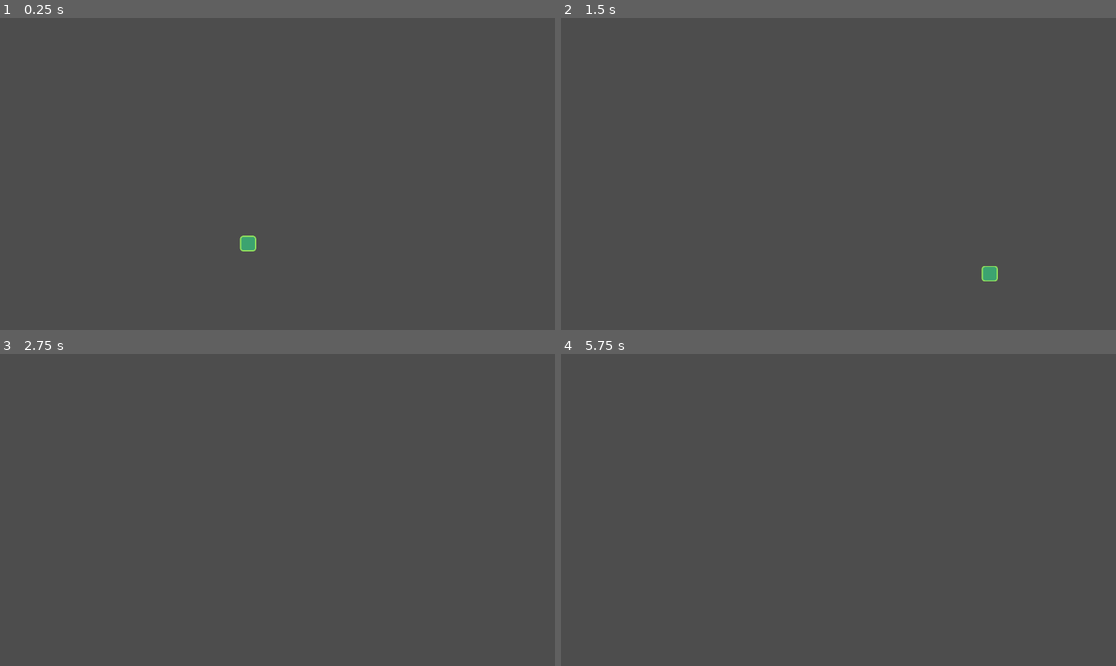
Above: before the commit, frames 1-4 (two rows, left to right).
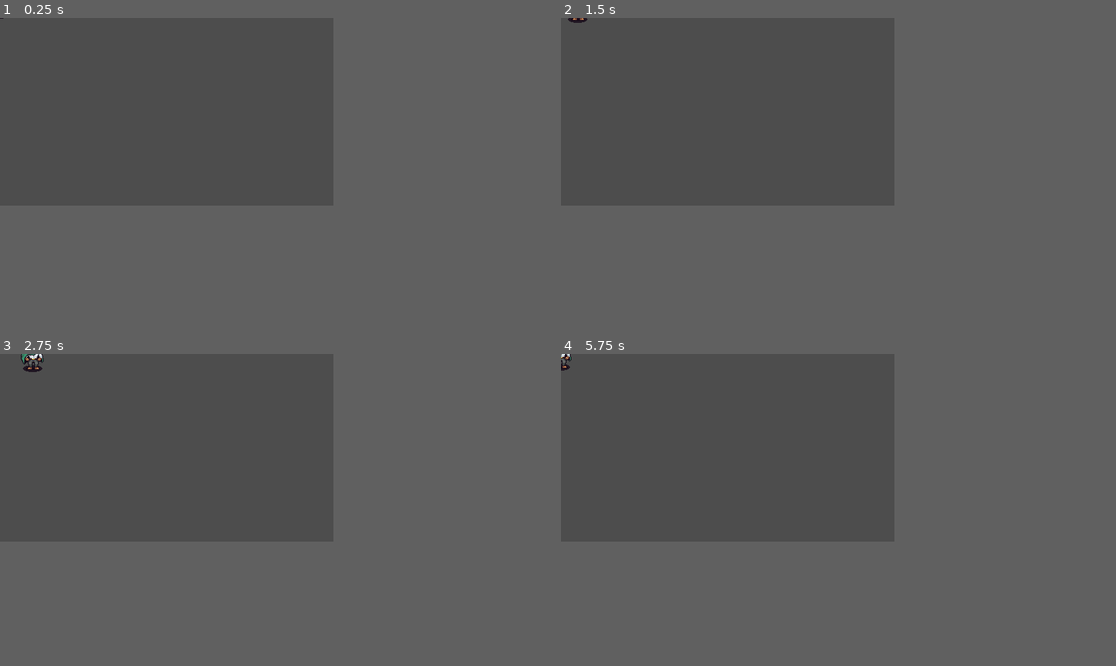
Above: after the commit, the same moments.

Repository: MSettan/WinterSurvival
Game: Godot game, scene res://playground.tscn
The game is run twice, just before and just after one commit, with the same random seed, the same clock (stepped at 60 frames per second) and the same inputs. Before the commit the project starts from res://scenes/Player.tscn.
Inputs:
- Up to frame 1 (0.25 s): no input
- Up to frame 2 (1.5 s): hold D (right, bound only after the commit) 0.53-1.28 s; hold S (down, bound only after the commit) from 1.28 s (still down)
- Up to frame 3 (2.75 s): release S (down, bound only after the commit) at 2.03 s; hold D (right, bound only after the commit) from 2.03 s (still down)
- Up to frame 4 (5.75 s): release D (right, bound only after the commit) at 2.78 s; hold W (up, bound only after the commit) 2.78-3.53 s; hold A (left, bound only after the commit) 3.53-5.03 s; tap Enter at 4.25 s; tap Space at 5 s; hold S (down, bound only after the commit) from 5.03 s (still down)
In our replay, the window is 799x449 before the commit and 480x270 after it. These sizes can differ from the game's own. Grey fills any space a smaller window leaves; there, only what the larger window draws over its background counts as a difference.

The runs differ from the first frame. In frame 1, 0.1% of the frame differs, in the area x 0-47%, y 0-75%; in frame 2, 0.2%, in the area x 1-79%, y 0-85%; in frame 3, 0.2%; in frame 4, less than 0.1%.

Commit message:
Update background.png, background.png.import and thirty-six other files

Diff:
--- a/WinterSurvival/Girl.tscn
+++ /dev/null
@@ -1,3 +0,0 @@
-[gd_scene format=3 uid="uid://3crq4jxyfog4"]
-
-[node name="Node2D" type="Node2D"]
--- /dev/null
+++ b/WinterSurvival/Player/Scripts/player.gd
@@ -0,0 +1,17 @@
+class_name Player extends CharacterBody2D
+
+var move_speed : float = 2000.0
+
+func _process(delta: float) -> void:
+
+	var direction : Vector2 = Vector2.ZERO
+
+	direction.x = Input.get_action_strength("right") - Input.get_action_strength("left")
+	direction.y = Input.get_action_strength("down") - Input.get_action_strength("up")
+
+	velocity = direction * move_speed * delta
+
+	pass
+
+func _physics_process(delta: float) -> void:
+	move_and_slide()
--- /dev/null
+++ b/WinterSurvival/Player/player.tscn
@@ -0,0 +1,18 @@
+[gd_scene load_steps=4 format=3 uid="uid://csgu8kthre0px"]
+
+[ext_resource type="Script" uid="uid://b6d2pjqfq1wcd" path="res://Player/Scripts/player.gd" id="1_4ntmi"]
+[ext_resource type="Texture2D" uid="uid://ecicgwakceho" path="res://Player/Sprites/ExamplePlayerSprite.png" id="1_l8h54"]
+
+[sub_resource type="CircleShape2D" id="CircleShape2D_edjgo"]
+
+[node name="Player" type="CharacterBody2D"]
+script = ExtResource("1_4ntmi")
+
+[node name="CollisionShape2D" type="CollisionShape2D" parent="."]
+shape = SubResource("CircleShape2D_edjgo")
+
+[node name="Sprite2D" type="Sprite2D" parent="."]
+texture_filter = 1
+position = Vector2(0, -24)
+texture = ExtResource("1_l8h54")
+hframes = 21
--- a/WinterSurvival/assets/start-assets/font_default.tres
+++ /dev/null
@@ -1,10 +0,0 @@
-[gd_resource type="DynamicFont" load_steps=2 format=2]
-
-[ext_resource path="res://assets/montserrat_extrabold.otf" type="DynamicFontData" id=1]
-
-
-[resource]
-size = 24
-use_mipmaps = true
-use_filter = true
-font_data = ExtResource( 1 )
--- a/WinterSurvival/assets/start-assets/font_title.tres
+++ /dev/null
@@ -1,9 +0,0 @@
-[gd_resource type="DynamicFont" load_steps=2 format=2]
-
-[ext_resource path="res://assets/montserrat_extrabold.otf" type="DynamicFontData" id=1]
-
-[resource]
-size = 46
-use_mipmaps = true
-use_filter = true
-font_data = ExtResource( 1 )
--- a/WinterSurvival/assets/start-assets/tileset.tres
+++ /dev/null
@@ -1,43 +0,0 @@
-[gd_resource type="TileSet" load_steps=4 format=2]
-
-[ext_resource path="res://assets/tileset.png" type="Texture" id=1]
-
-[sub_resource type="ConvexPolygonShape2D" id=1]
-points = PoolVector2Array( 0, 0, 80, 0, 80, 80, 0, 80 )
-
-[sub_resource type="ConvexPolygonShape2D" id=2]
-points = PoolVector2Array( 0, 0, 80, 0, 80, 80, 0, 80 )
-
-[resource]
-0/name = "tileset.png 0"
-0/texture = ExtResource( 1 )
-0/tex_offset = Vector2( 0, 0 )
-0/modulate = Color( 1, 1, 1, 1 )
-0/region = Rect2( 0, 0, 80, 80 )
-0/tile_mode = 0
-0/occluder_offset = Vector2( 0, 0 )
-0/navigation_offset = Vector2( 0, 0 )
-0/shapes = [ {
-"autotile_coord": Vector2( 0, 0 ),
-"one_way": false,
-"one_way_margin": 1.0,
-"shape": SubResource( 1 ),
-"shape_transform": Transform2D( 1, 0, 0, 1, 0, 0 )
-} ]
-0/z_index = 0
-1/name = "tileset.png 1"
-1/texture = ExtResource( 1 )
-1/tex_offset = Vector2( 0, 0 )
-1/modulate = Color( 1, 1, 1, 1 )
-1/region = Rect2( 80, 0, 80, 80 )
-1/tile_mode = 0
-1/occluder_offset = Vector2( 0, 0 )
-1/navigation_offset = Vector2( 0, 0 )
-1/shapes = [ {
-"autotile_coord": Vector2( 0, 0 ),
-"one_way": true,
-"one_way_margin": 1.0,
-"shape": SubResource( 2 ),
-"shape_transform": Transform2D( 1, 0, 0, 1, 0, 0 )
-} ]
-1/z_index = 0
--- a/WinterSurvival/icon.svg
+++ /dev/null
@@ -1 +0,0 @@
-<svg height="128" width="128" xmlns="http://www.w3.org/2000/svg"><rect x="2" y="2" width="124" height="124" rx="14" fill="#363d52" stroke="#212532" stroke-width="4"/><g transform="scale(.101) translate(122 122)"><g fill="#fff"><path d="M105 673v33q407 354 814 0v-33z"/><path fill="#478cbf" d="m105 673 152 14q12 1 15 14l4 67 132 10 8-61q2-11 15-15h162q13 4 15 15l8 61 132-10 4-67q3-13 15-14l152-14V427q30-39 56-81-35-59-83-108-43 20-82 47-40-37-88-64 7-51 8-102-59-28-123-42-26 43-46 89-49-7-98 0-20-46-46-89-64 14-123 42 1 51 8 102-48 27-88 64-39-27-82-47-48 49-83 108 26 42 56 81zm0 33v39c0 276 813 276 813 0v-39l-134 12-5 69q-2 10-14 13l-162 11q-12 0-16-11l-10-65H447l-10 65q-4 11-16 11l-162-11q-12-3-14-13l-5-69z"/><path d="M483 600c3 34 55 34 58 0v-86c-3-34-55-34-58 0z"/><circle cx="725" cy="526" r="90"/><circle cx="299" cy="526" r="90"/></g><g fill="#414042"><circle cx="307" cy="532" r="60"/><circle cx="717" cy="532" r="60"/></g></g></svg>
--- /dev/null
+++ b/WinterSurvival/playground.tscn
@@ -0,0 +1,7 @@
+[gd_scene load_steps=2 format=3 uid="uid://dgfeqilbcv78o"]
+
+[ext_resource type="PackedScene" uid="uid://csgu8kthre0px" path="res://Player/player.tscn" id="1_rupst"]
+
+[node name="Playground" type="Node2D"]
+
+[node name="Player" parent="." instance=ExtResource("1_rupst")]
--- a/WinterSurvival/project.godot
+++ b/WinterSurvival/project.godot
@@ -11,32 +11,70 @@
 [application]
 
 config/name="WinterSurvival"
-run/main_scene="res://scenes/Player.tscn"
+run/main_scene="res://playground.tscn"
 config/features=PackedStringArray("4.5", "Mobile")
-config/icon="res://icon.svg"
+
+[display]
+
+window/size/viewport_width=480
+window/size/viewport_height=270
+window/stretch/mode="viewport"
+
+[input]
+
+up={
+"deadzone": 0.5,
+"events": Array[InputEvent]([Object(InputEventKey,"resource_local_to_scene":false,"resource_name":"","device":0,"window_id":0,"alt_pressed":false,"shift_pressed":false,"ctrl_pressed":false,"meta_pressed":false,"pressed":false,"keycode":0,"physical_keycode":87,"key_label":0,"unicode":0,"location":0,"echo":false,"script":null)
+, Object(InputEventKey,"resource_local_to_scene":false,"resource_name":"","device":0,"window_id":0,"alt_pressed":false,"shift_pressed":false,"ctrl_pressed":false,"meta_pressed":false,"pressed":false,"keycode":0,"physical_keycode":4194320,"key_label":0,"unicode":0,"location":0,"echo":false,"script":null)
+])
+}
+down={
+"deadzone": 0.5,
+"events": Array[InputEvent]([Object(InputEventKey,"resource_local_to_scene":false,"resource_name":"","device":0,"window_id":0,"alt_pressed":false,"shift_pressed":false,"ctrl_pressed":false,"meta_pressed":false,"pressed":false,"keycode":0,"physical_keycode":83,"key_label":0,"unicode":0,"location":0,"echo":false,"script":null)
+, Object(InputEventKey,"resource_local_to_scene":false,"resource_name":"","device":0,"window_id":0,"alt_pressed":false,"shift_pressed":false,"ctrl_pressed":false,"meta_pressed":false,"pressed":false,"keycode":0,"physical_keycode":4194322,"key_label":0,"unicode":0,"location":0,"echo":false,"script":null)
+])
+}
+left={
+"deadzone": 0.5,
+"events": Array[InputEvent]([Object(InputEventKey,"resource_local_to_scene":false,"resource_name":"","device":0,"window_id":0,"alt_pressed":false,"shift_pressed":false,"ctrl_pressed":false,"meta_pressed":false,"pressed":false,"keycode":0,"physical_keycode":65,"key_label":0,"unicode":0,"location":0,"echo":false,"script":null)
+, Object(InputEventKey,"resource_local_to_scene":false,"resource_name":"","device":0,"window_id":0,"alt_pressed":false,"shift_pressed":false,"ctrl_pressed":false,"meta_pressed":false,"pressed":false,"keycode":0,"physical_keycode":4194319,"key_label":0,"unicode":0,"location":0,"echo":false,"script":null)
+])
+}
+right={
+"deadzone": 0.5,
+"events": Array[InputEvent]([Object(InputEventKey,"resource_local_to_scene":false,"resource_name":"","device":0,"window_id":0,"alt_pressed":false,"shift_pressed":false,"ctrl_pressed":false,"meta_pressed":false,"pressed":false,"keycode":0,"physical_keycode":68,"key_label":0,"unicode":0,"location":0,"echo":false,"script":null)
+])
+}
 
 [rendering]
 
+textures/canvas_textures/default_texture_filter=0
 renderer/rendering_method="mobile"
 
 [xogot]
 
 project/editorState=[{
 "column": 0,
-"line": 1,
+"line": 0,
 "path": "res://src/Actors/playerNode.gd",
 "type": "file"
 }, {
-"column": 27,
-"current": true,
-"line": 5,
+"column": 0,
+"line": 0,
 "path": "res://src/Actors/Actor.gd",
 "type": "file"
 }, {
 "title": "CharacterBody2D",
 "type": "doc"
+}, {
+"column": 1,
+"current": true,
+"line": 7,
+"path": "res://Player/Scripts/player.gd",
+"type": "file"
 }]
 project/breakpoints={
+"res://Player/Scripts/player.gd": PackedInt32Array(20),
 "res://src/Actors/Actor.gd": PackedInt32Array()
 }
 project/disabled_breakpoints={}
--- a/WinterSurvival/scenes/Player.tscn
+++ /dev/null
@@ -1,19 +0,0 @@
-[gd_scene load_steps=4 format=3 uid="uid://7yhh34ulry5w"]
-
-[ext_resource type="Texture2D" uid="uid://c0d0gbl5x2dyo" path="res://assets/start-assets/player.png" id="1_p0vlq"]
-[ext_resource type="Script" uid="uid://cdl5jt38krlbl" path="res://src/Actors/playerNode.gd" id="1_v6fml"]
-
-[sub_resource type="RectangleShape2D" id="RectangleShape2D_v6fml"]
-size = Vector2(13.746191, 52.36044)
-
-[node name="PlayerNode" type="CharacterBody2D"]
-position = Vector2(440, 456)
-script = ExtResource("1_v6fml")
-
-[node name="Player" type="Sprite2D" parent="."]
-scale = Vector2(0.34905764, 0.34142387)
-texture = ExtResource("1_p0vlq")
-
-[node name="CollisionShape2D" type="CollisionShape2D" parent="."]
-scale = Vector2(2.094147, 0.55552155)
-shape = SubResource("RectangleShape2D_v6fml")
--- a/WinterSurvival/src/Actors/Actor.gd
+++ /dev/null
@@ -1,9 +0,0 @@
-extends CharacterBody2D
-class_name Actor
-
-@export var gravity: = 3000.0
-
-func _physics_process(_delta: float) -> void:
-	velocity = Vector2(300,0)
-	velocity.y += gravity * _delta
-	move_and_slide()
--- a/WinterSurvival/src/Actors/playerNode.gd
+++ /dev/null
@@ -1 +0,0 @@
-extends Actor
Not shown, added: WinterSurvival/Player/Scripts/player.gd.uid
Binary file added: WinterSurvival/Player/Sprites/ExamplePlayerSprite.png
Not shown, changed: WinterSurvival/Player/Sprites/ExamplePlayerSprite.png.import
Binary file removed: WinterSurvival/assets/start-assets/background.png
Not shown, removed: WinterSurvival/assets/start-assets/background.png.import
Binary file removed: WinterSurvival/assets/start-assets/bumper.png
Not shown, removed: WinterSurvival/assets/start-assets/bumper.png.import
Binary file removed: WinterSurvival/assets/start-assets/coin.png
Not shown, removed: WinterSurvival/assets/start-assets/coin.png.import
Binary file removed: WinterSurvival/assets/start-assets/enemy.png
Not shown, removed: WinterSurvival/assets/start-assets/enemy.png.import
Binary file removed: WinterSurvival/assets/start-assets/icon.png
(and 13 more such lines)
